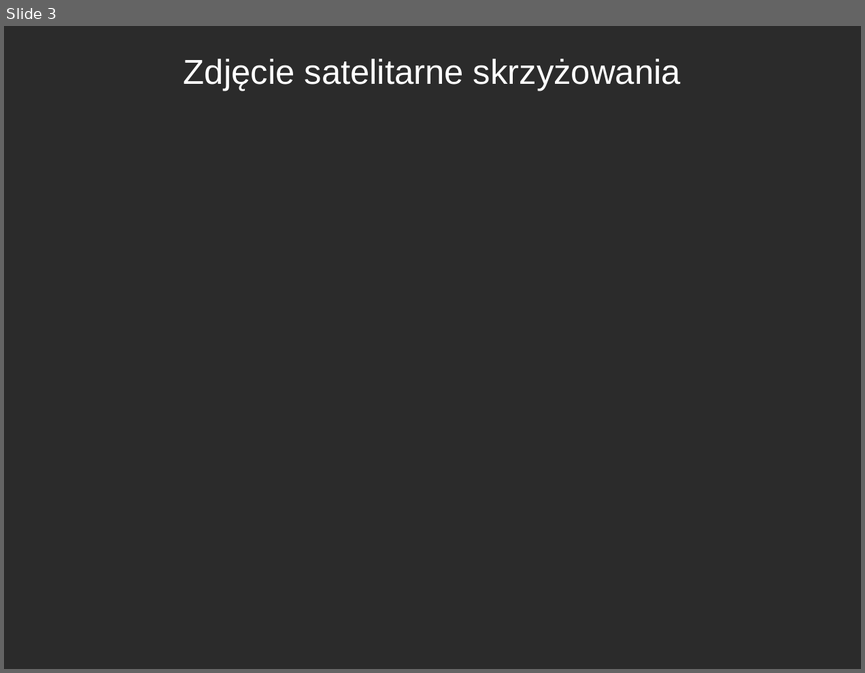
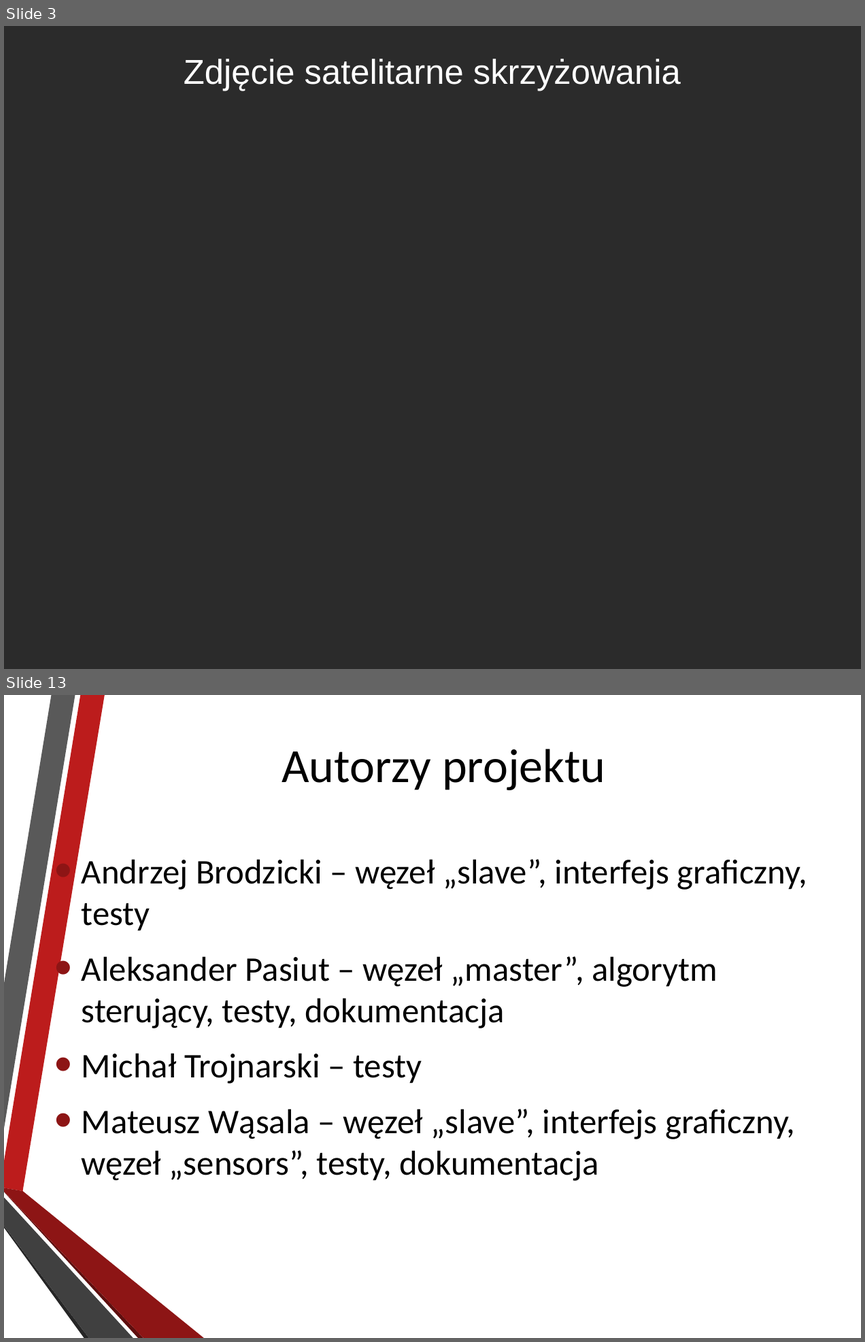
Before and after one commit to AleksanderPasiut/APProject_TrafficLights, a slide deck: prezentacja.pptx. Shown one above the other, each under a label of ours: slide 3 before the commit, slides 3 and 13 after it; the slides between them are not shown. The pictures are 865x673 and 865x1342 pixels, drawn with LibreOffice and Linux fonts; fonts in the diff are those of the drawing; background and template pictures are left out; a plain dark background stands for a picture behind light text. Boxes give left, top, right and bottom in pixels: in the first picture for what was removed or moved away, otherwise in the second. Text is boxed around its words. In the diff, an @@ line names an element or a change of style, - is before the commit and + after.

```diff
--- a/prezentacja.pptx
+++ b/prezentacja.pptx
@@ slide 13 added at box(4, 695, 861, 1338), background picture (left out) @@
@@ title added at box(281, 749, 605, 790), 44.1 pt, text #000000 @@
+Autorzy projektu
@@ text added at box(82, 859, 807, 1181), 32 pt, text #000000 @@
+• Andrzej Brodzicki – węzeł „slave”, interfejs graficzny, testy
+• Aleksander Pasiut – węzeł „master”, algorytm sterujący, testy, dokumentacja
+• Michał Trojnarski – testy
+• Mateusz Wąsala – węzeł „slave”, interfejs graficzny, węzeł „sensors”, testy, dokumentacja
@@ group added at box(4, 695, 204, 1338): 6 freeform shapes @@
```
Also in this commit, not shown: 12 slides changed, 1 other file.
